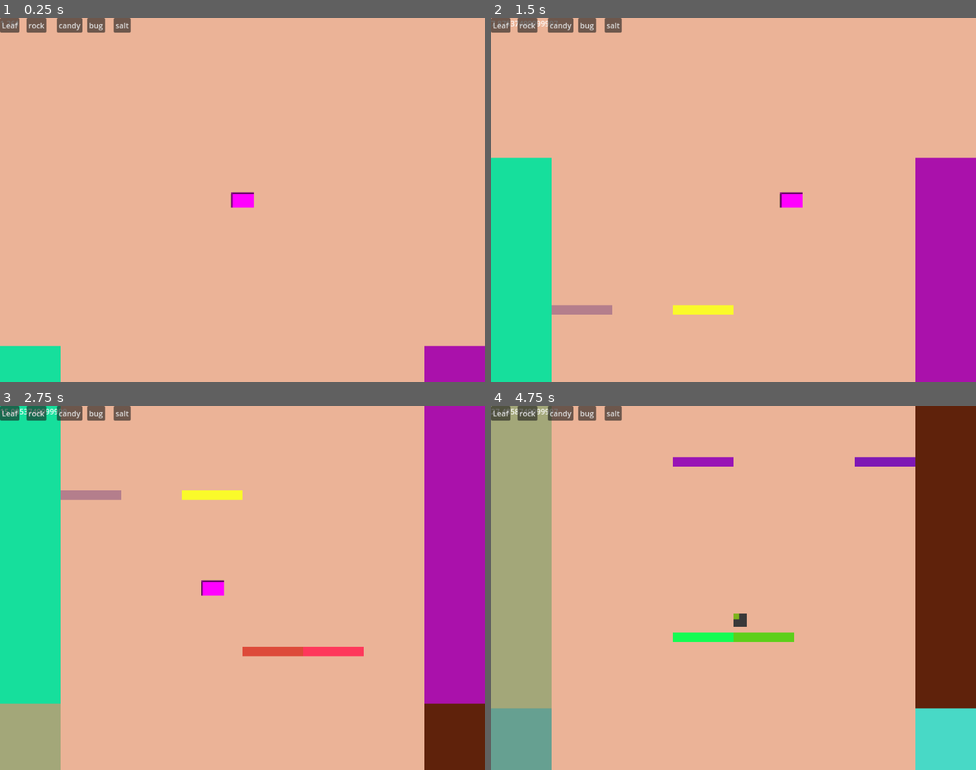
Above: before the commit, frames 1-4 (two rows, left to right).
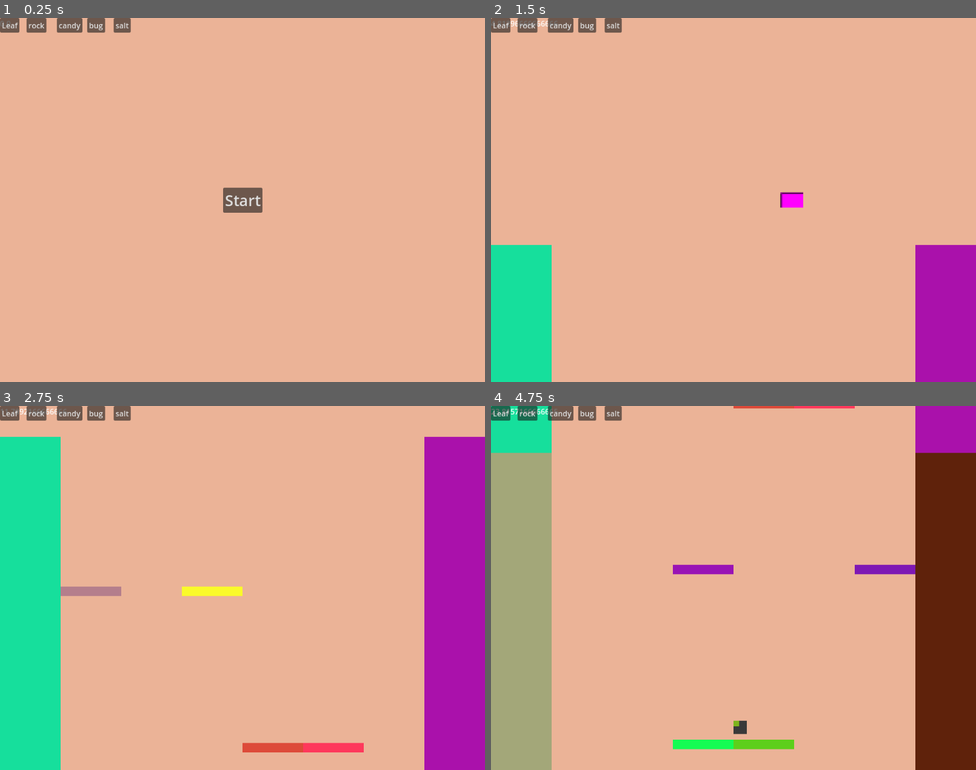
Above: after the commit, the same moments.

Repository: xepewout/momma-im-home
Game: Godot game, scene res://main.tscn
The game is run twice, just before and just after one commit, with the same random seed, the same clock (stepped at 60 frames per second) and the same inputs.
Inputs (mouse positions are in pixels of both pictures, inside the frame that each line leads up to):
- Up to frame 1 (0.25 s): no input
- Up to frame 2 (1.5 s): click (733, 200) at 0.5 s, where only the run after the commit has a clickable "Start"; hold D (MOVE_RIGHT) from 1.28 s (still down)
- Up to frame 3 (2.75 s): release D (MOVE_RIGHT) at 2.03 s; hold A (MOVE_LEFT) from 2.03 s (still down)
- Up to frame 4 (4.75 s): release A (MOVE_LEFT) at 2.78 s; hold D (MOVE_RIGHT) 2.78-4.28 s; hold A (MOVE_LEFT) from 4.28 s (still down)

The runs differ from the first frame. In frame 1, 3.1% of the frame differs, in the area x 0-100%, y 0-100%; in frame 2, 6.8%; in frame 3, 9.4%; in frame 4, 11%.

Commit message:
Start Commit
-added a start button

Diff:
--- a/global.gd
+++ b/global.gd
@@ -1,3 +1,3 @@
 extends Node
 var game_speed = 5.0
-var falling = true
+var falling = false
--- a/hud.gd
+++ b/hud.gd
@@ -33,3 +33,8 @@
 func _on_candy_button_toggled(toggled_on: bool) -> void:
 	$"..".candy = toggled_on
 	$".."._changeGameType()
+
+
+func _on_start_button_pressed() -> void:
+	$".."._gameStart()
+	$StartButton.hide()
--- a/hud.tscn
+++ b/hud.tscn
@@ -50,8 +50,26 @@
 toggle_mode = true
 text = "salt"
 
+[node name="StartButton" type="Button" parent="."]
+anchors_preset = 8
+anchor_left = 0.5
+anchor_top = 0.5
+anchor_right = 0.5
+anchor_bottom = 0.5
+offset_left = -23.0
+offset_top = -15.5
+offset_right = 23.0
+offset_bottom = 15.5
+grow_horizontal = 2
+grow_vertical = 2
+size_flags_horizontal = 4
+size_flags_vertical = 4
+theme_override_font_sizes/font_size = 32
+text = "Start"
+
 [connection signal="toggled" from="LeafButton" to="." method="_on_leaf_button_toggled"]
 [connection signal="toggled" from="RockButton" to="." method="_on_rock_button_toggled"]
 [connection signal="toggled" from="CandyButton" to="." method="_on_candy_button_toggled"]
 [connection signal="toggled" from="BugButton" to="." method="_on_bug_button_toggled"]
 [connection signal="toggled" from="SaltButton" to="." method="_on_salt_button_toggled"]
+[connection signal="pressed" from="StartButton" to="." method="_on_start_button_pressed"]
--- a/main.gd
+++ b/main.gd
@@ -22,11 +22,16 @@
 # Called when the node enters the scene tree for the first time.
 func _ready() -> void:
 	player.position = Vector2(512,384)
-	add_child(player)
 	_spawnWall(Vector2(0,768))
 	_spawnWall(Vector2(896,768))
 	player.dead.connect(_gameOver)
 	player.hit.connect(_playerHit)
+	Global.game_speed = 0
+
+func _gameStart():
+	Global.falling = true
+	Global.game_speed = 5
+	add_child(player)
 
 
 # Called every frame. 'delta' is the elapsed time since the previous frame.
